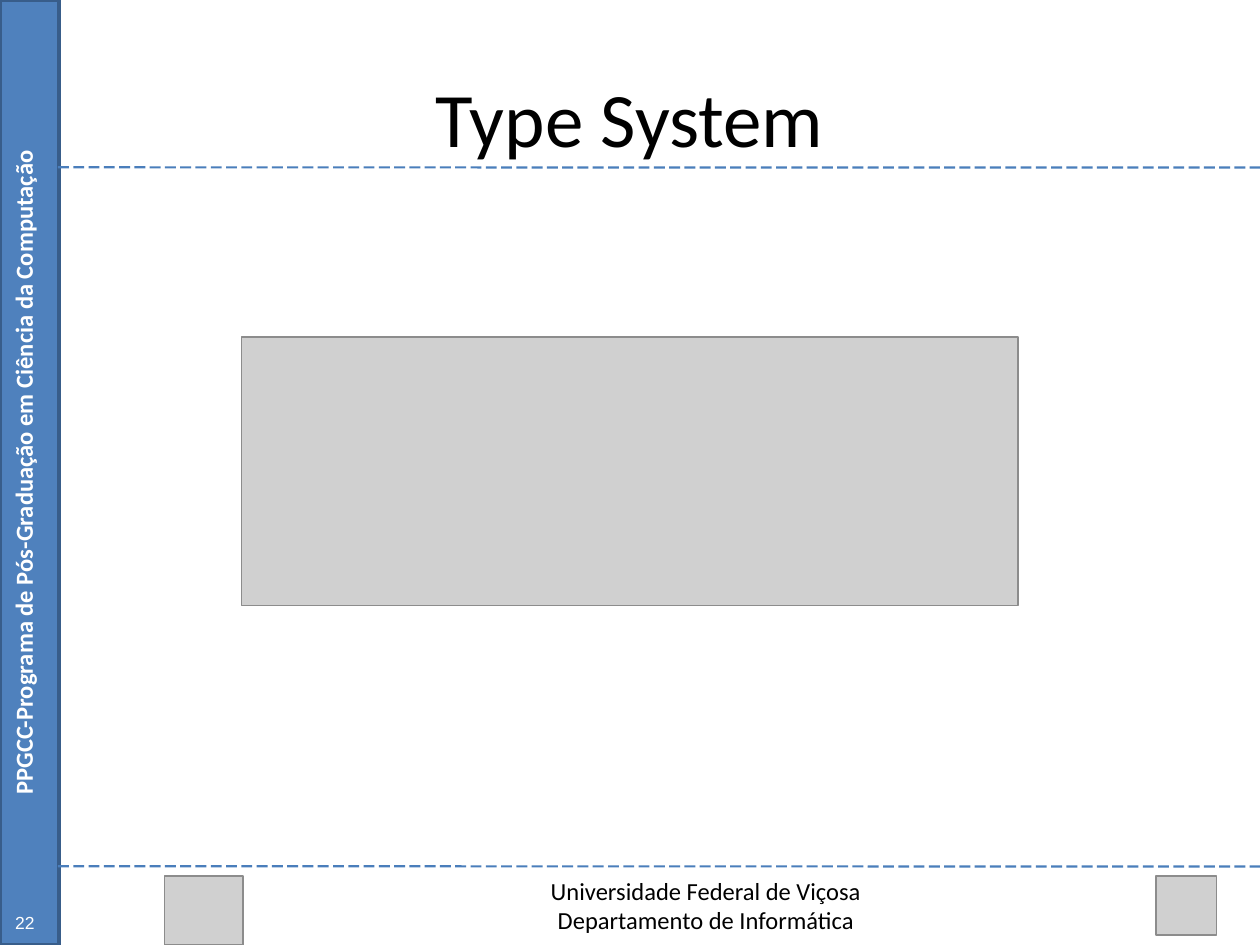
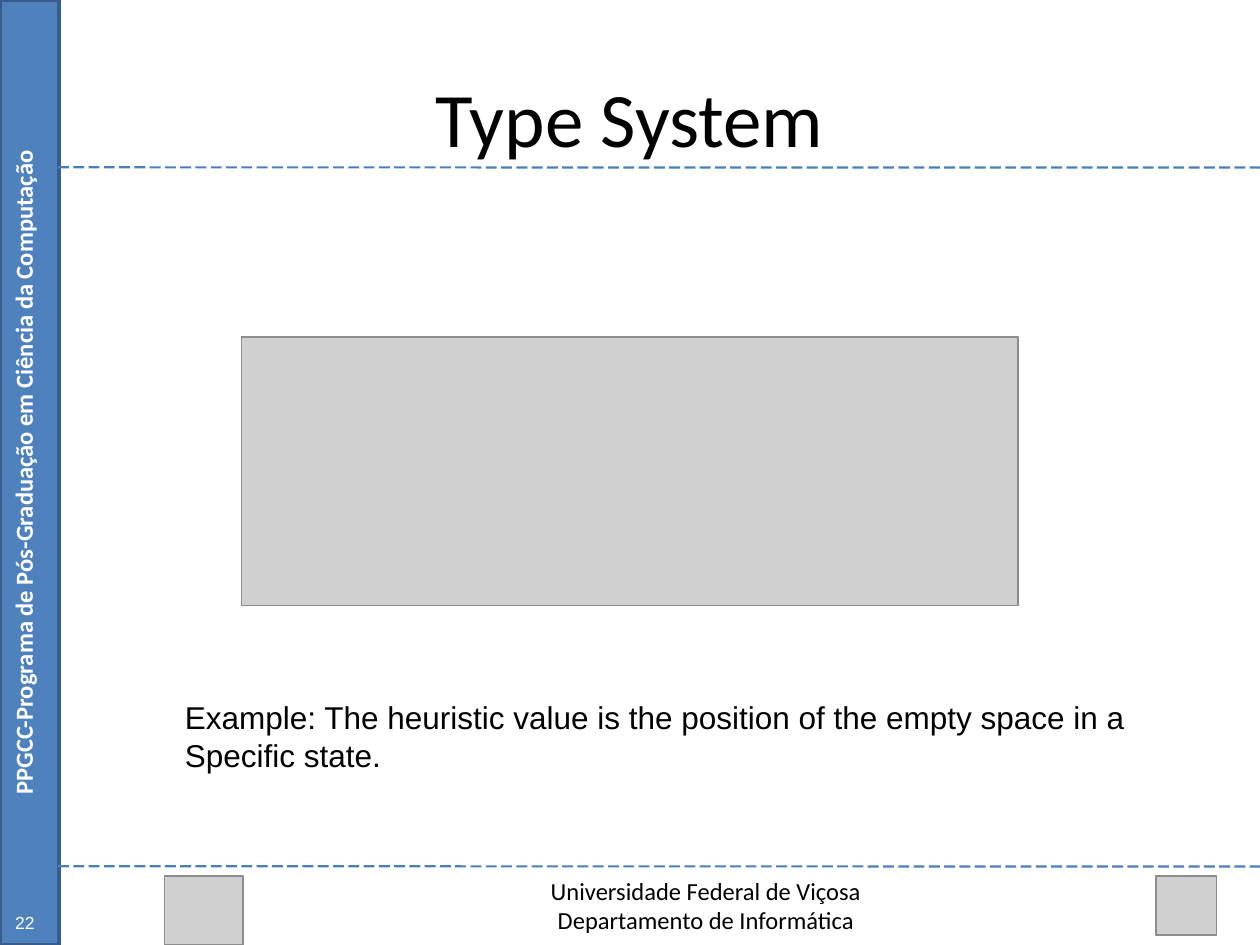
Before and after one commit to Marvinsky/research-marvin, a slide deck: slide 38 of latex/odp/selection heuristics.odp (slide 39 before the commit). Drawn at 1260x945 pixels with LibreOffice and Linux fonts; fonts in the diff are those of the drawing; grey boxes stand for pictures. Boxes give left, top, right and bottom in pixels: in the first picture for what was removed or moved away, otherwise in the second. Text is boxed around its words. In the diff, an @@ line names an element or a change of style, - is before the commit and + after.

Commit message:
13/09/15 update selection heuristics

```diff
--- a/latex/odp/selection heuristics.odp
+++ b/latex/odp/selection heuristics.odp
@@ text added at (185,706,1125,773), 18 pt, text #000000 @@
+Example: The heuristic value is the position of the empty space in a
+Specific state.
```
Also in this commit, not shown: 1 slide removed.
